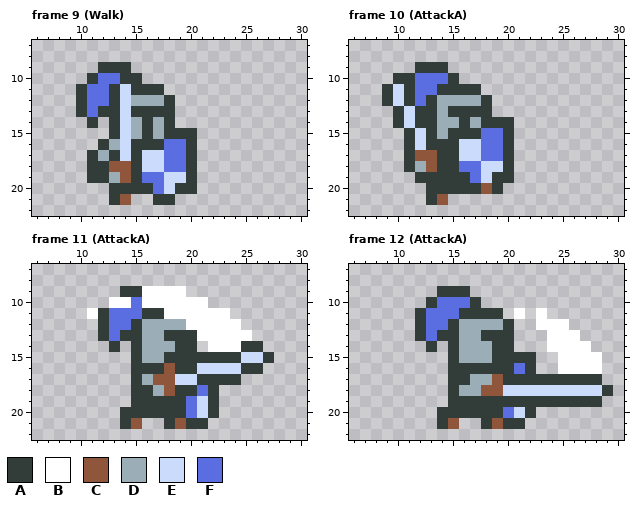
Pixel-art file, stored at assets/knight.aseprite. The picture above is the old version.
32x30 pixels, 22 frames. Shown: frame 9 (Walk): x 6..30, y 7..22; frame 10 (AttackA): x 6..30, y 7..22; frame 11 (AttackA): x 6..30, y 7..22; frame 12 (AttackA): x 6..30, y 7..22. The commit also changed other frames, which this record leaves out.
Visible layers, top first: "sword", "main".
Palette (. is transparent): A #323c39  B #ffffff  C #8f563b  D #9badb7  E #cbdbfc  F #5b6ee1
Pixels before, frame 9 (Walk), first column x 10:
 9 ..AAA......
10 .AFFAA.....
11 AFFAEAAA...
12 AFFAEDDDA..
13 AFAAEAAAA..
14 .A.AEDADA..
15 ...AEDADAAA
16 ..ADEAAAFFA
17 .ADAEAEEFFA
18 .AACCAEEFFA
19 .AADCAFFEEA
20 ...AAAAFEAA
21 ...AC..AA..
Pixels before, frame 10 (AttackA), first column x 9:
 9 ...AAA......
10 .AAFFFA.....
11 AEAFFAAAA...
12 AEAFADDDDA..
13 .AEAADAAAA..
14 .AEAADDADAAA
15 ..AEADAAAFFA
16 ..AEAAAEEFFA
17 ..ACCAAEEFFA
18 ..ADCAAFFEEA
19 ...AAAAAFEAA
20 ....AAAAACA.
21 ....AC......
Pixels before, frame 11 (AttackA), first column x 11:
 9 ...AABBBB........
10 ..BBFBBBBBB......
11 BAFFFAABBBBBB....
12 .AFFADDDDBBBBB...
13 .AFAADDAAABBBBB..
14 ..A.ADDDAA.BBBAA.
15 ....ADDAAAAAAAEEA
16 ....AAACAAEEEEAA.
17 ....ADCCEEAAAA...
18 ....AADCAAFA.....
19 ....AAAAAFEA.....
20 ...AAAAAAFEA.....
21 ...AC..ACAA......
Pixels before, frame 12 (AttackA), first column x 12:
 9 ..AAA.............
10 .AFFFA............
11 AFFFAAAA.B.B......
12 AFFADDDDA..BBB....
13 AFAADDAAA...BBB...
14 .A.ADDDAA...BBBB..
15 ...ADDDAAAA..BBBB.
16 ...AAAAAAFA..BBBB.
17 ...AADDCAAAAAAAAA.
18 ...ADDCCEEEEEEEEEA
19 ...AAAAAAAAAAAAAA.
20 ..AAAAAAFEA.......
21 ..AC..ACAA........
After:
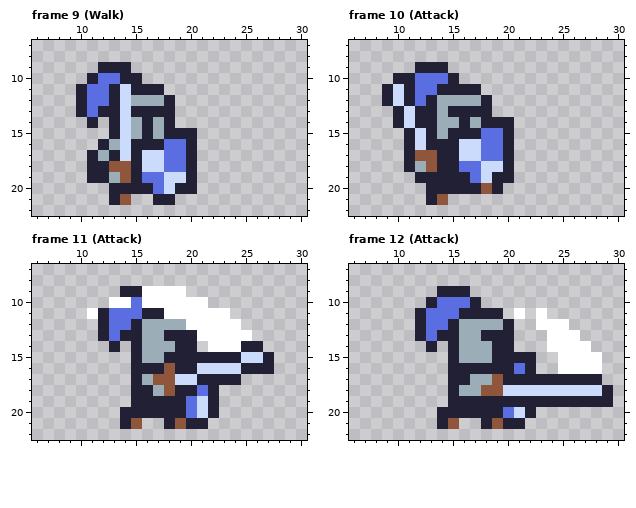
The exact change:
Colour A changes from #323c39 to #222034.
Frame 11 (Attack), layer "main":
The author put colour A in row 16 at x 27.
Frame 12 (Attack), layer "sword":
The author put colour A in row 19 at x 29.
